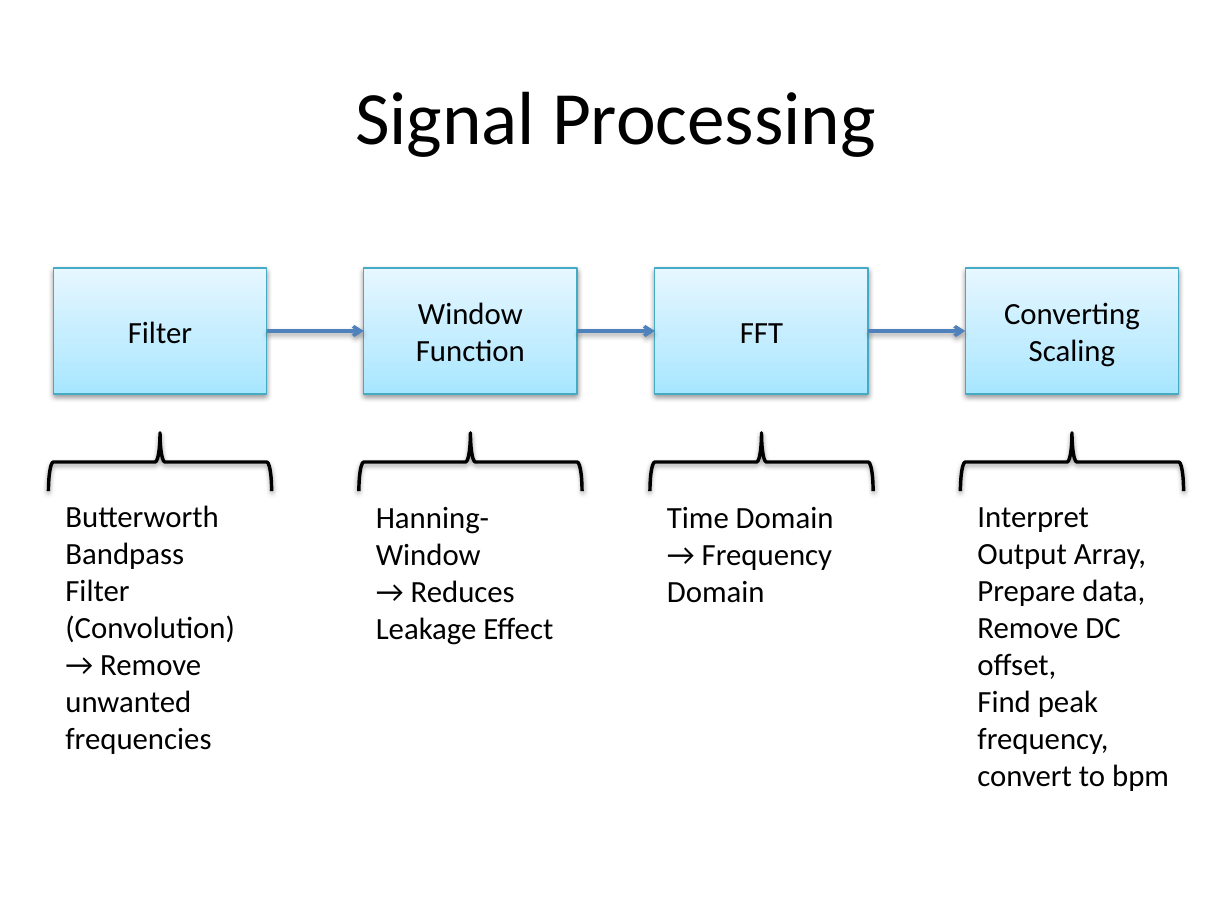
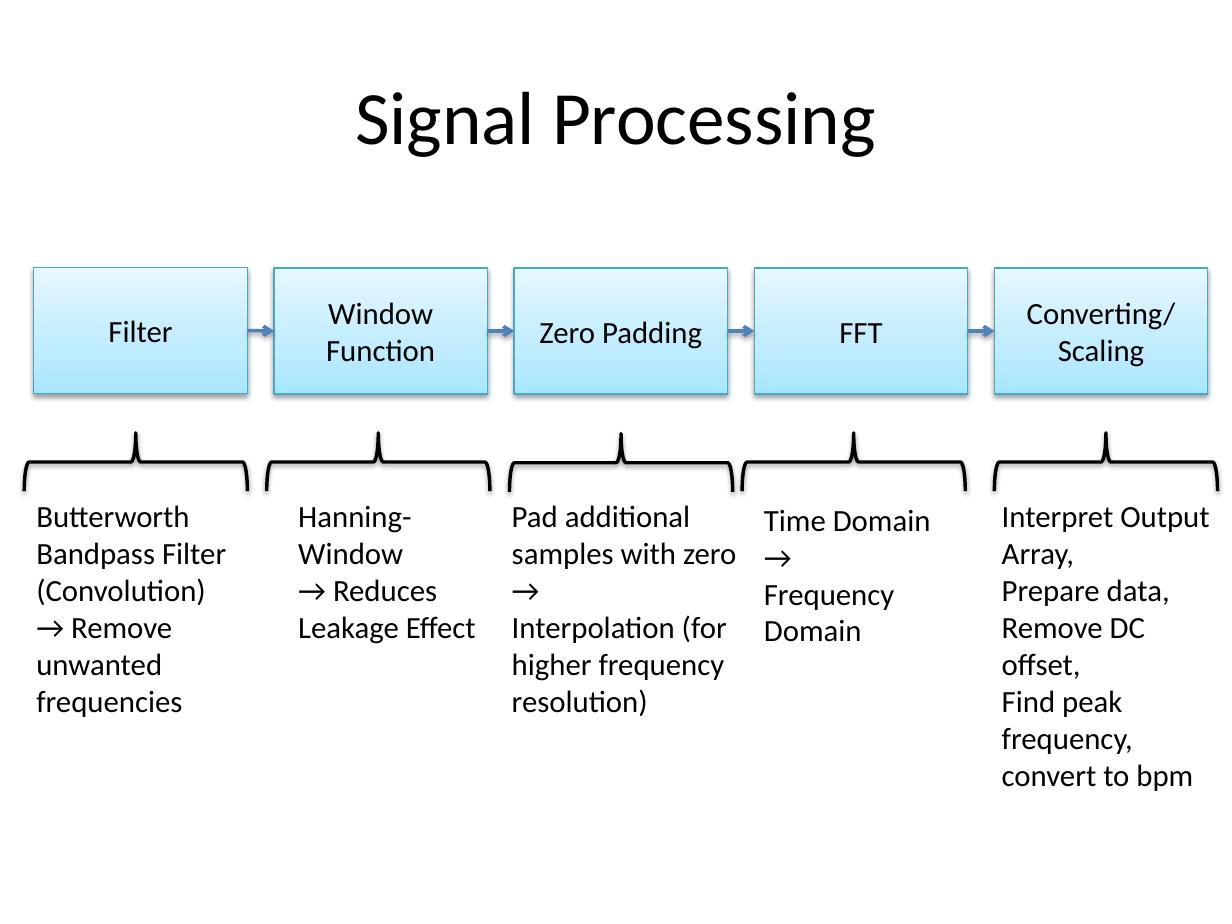
Before and after one commit to UbiquitousComputingSS14/Documentation, a slide deck: slide 17 of res/HeartRateMonitor.pptx (slide 14 before the commit). Drawn at 1232x924 pixels with LibreOffice and Linux fonts; fonts in the diff are those of the drawing. Boxes give left, top, right and bottom in pixels: in the first picture for what was removed or moved away, otherwise in the second. Text is boxed around its words. In the diff, an @@ line names an element or a change of style, - is before the commit and + after.

```diff
--- a/res/HeartRateMonitor.pptx
+++ b/res/HeartRateMonitor.pptx
@@ rectangle "Filter" moved from (x1=53, y1=269, x2=266, y2=394) to (x1=34, y1=267, x2=248, y2=393) @@
@@ rectangle "Window Function" moved from (x1=363, y1=269, x2=577, y2=394) to (x1=274, y1=269, x2=487, y2=394) @@
@@ rectangle added at (x1=514, y1=269, x2=727, y2=394), fill gradient #A7E6FF to #C1EDFF to #E7F8FF, outline #46AAC5 0.75 pt, 18 pt, text #000000 @@
+Zero Padding
@@ rectangle "FFT" moved from (x1=654, y1=269, x2=867, y2=394) to (x1=754, y1=269, x2=967, y2=394) @@
@@ rectangle "Converting/" moved from (x1=965, y1=269, x2=1178, y2=394) to (x1=994, y1=269, x2=1207, y2=394) @@
@@ text in rectangle at (x1=1027, y1=302, x2=1176, y2=330): text changed @@
-Converting
+Converting/
@@ arrow moved from (267, 331) - (363, 331) to (248, 330) - (274, 331) @@
@@ arrow moved from (578, 331) - (654, 331) to (488, 331) - (514, 331) @@
@@ arrow added from (728, 331) to (754, 331), #4F81BD 2 pt @@
@@ arrow moved from (869, 331) - (965, 331) to (967, 331) - (994, 331) @@
@@ right brace moved from (x1=48, y1=432, x2=271, y2=490) to (x1=25, y1=432, x2=248, y2=490) @@
@@ right brace moved from (x1=359, y1=432, x2=582, y2=490) to (x1=266, y1=432, x2=489, y2=490) @@
@@ right brace added at (x1=509, y1=434, x2=732, y2=492), outline #000000 2 pt @@
@@ right brace moved from (x1=649, y1=432, x2=872, y2=490) to (x1=742, y1=432, x2=965, y2=490) @@
@@ right brace moved from (x1=960, y1=432, x2=1183, y2=490) to (x1=994, y1=432, x2=1217, y2=490) @@
@@ text "Butterworth Bandpass Filter" rewrapped from (x1=65, y1=505, x2=235, y2=754) to (x1=36, y1=505, x2=226, y2=717) @@
@@ text "Hanning-Window" moved from (x1=376, y1=507, x2=553, y2=645) to (x1=298, y1=506, x2=476, y2=644) @@
@@ text added at (x1=512, y1=505, x2=736, y2=716), 18 pt, text #000000 @@
+Pad additional samples with zero →
+Interpolation (for higher frequency resolution)
@@ text "Interpret Output Array," rewrapped from (x1=977, y1=507, x2=1169, y2=791) to (x1=1002, y1=507, x2=1209, y2=791) @@
@@ text at (x1=764, y1=510, x2=931, y2=642): text changed @@
-Time Domain → Frequency Domain
+Time Domain →
+Frequency Domain
```
Also in this commit, not shown: 12 other slides changed, 11 slides added, 4 slides removed, 1 other file.
